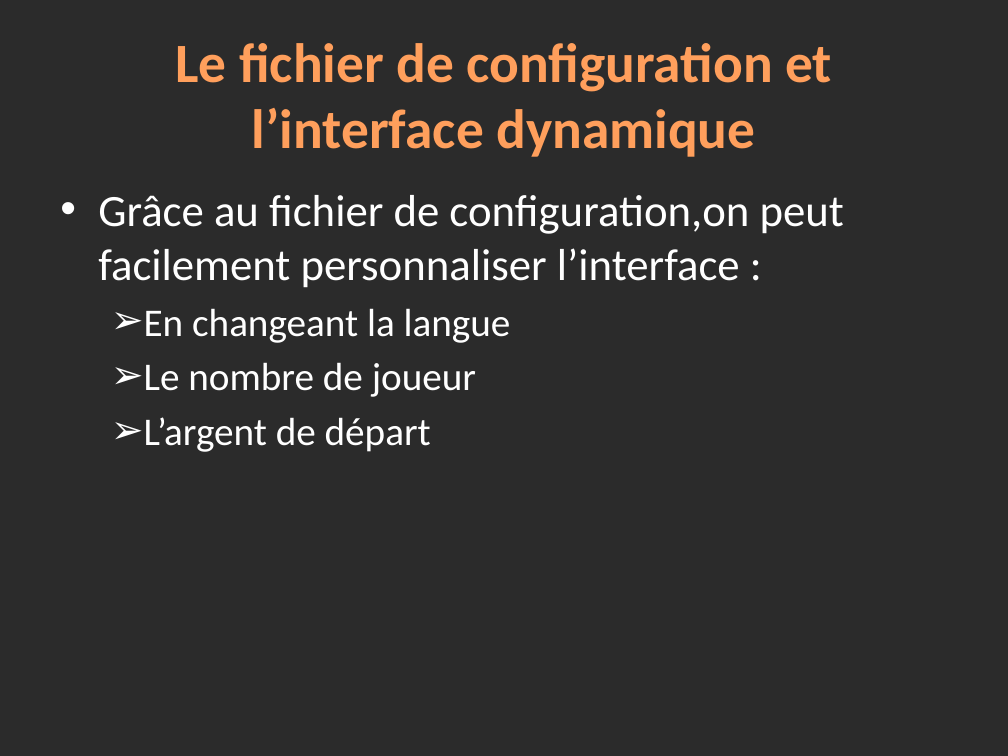
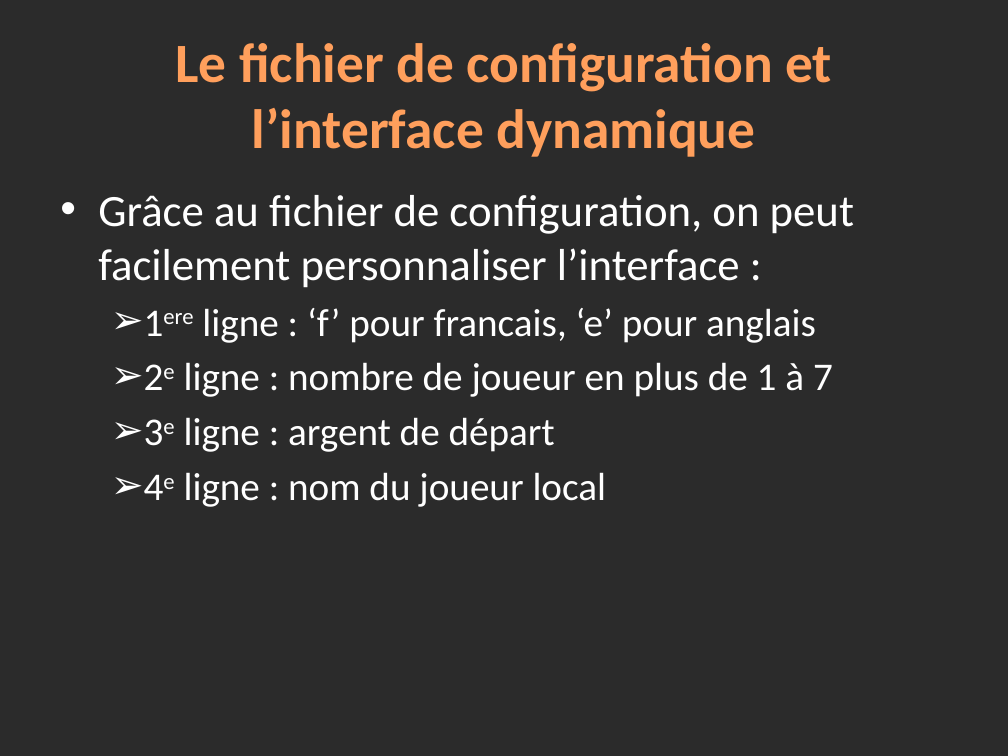
Before and after one commit to winbill/lifesevenpoker, a slide deck: slide 19 of Annexes/Presentation.pptx (slide 21 before the commit). Drawn at 1008x756 pixels with LibreOffice and Linux fonts; fonts in the diff are those of the drawing; background and template pictures are left out; a plain dark background stands for a picture behind light text. Boxes give left, top, right and bottom in pixels: in the first picture for what was removed or moved away, otherwise in the second. Text is boxed around its words. In the diff, an @@ line names an element or a change of style, - is before the commit and + after.

```diff
--- a/Annexes/Presentation.pptx
+++ b/Annexes/Presentation.pptx
@@ text at [98,195,854,507]: text changed; size 32 to 28 pt @@
-• Grâce au fichier de configuration,on peut facilement personnaliser l’interface :
-  ➢ En changeant la langue
-  ➢ Le nombre de joueur
-  ➢ L’argent de départ
+• Grâce au fichier de configuration, on peut facilement personnaliser l’interface :
+  ➢ 1ere ligne : ‘f’ pour francais, ‘e’ pour anglais
+  ➢ 2e ligne : nombre de joueur en plus de 1 à 7
+  ➢ 3e ligne : argent de départ
+  ➢ 4e ligne : nom du joueur local
```
Also in this commit, not shown: 10 other slides changed, 3 slides added.
